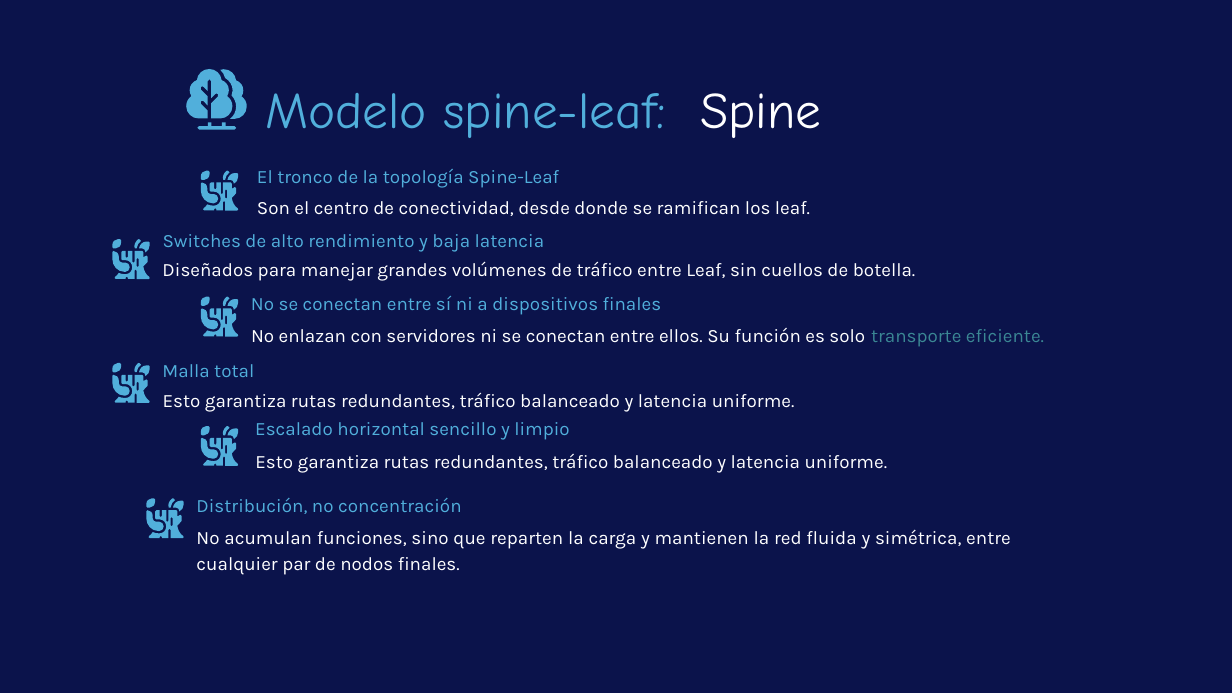
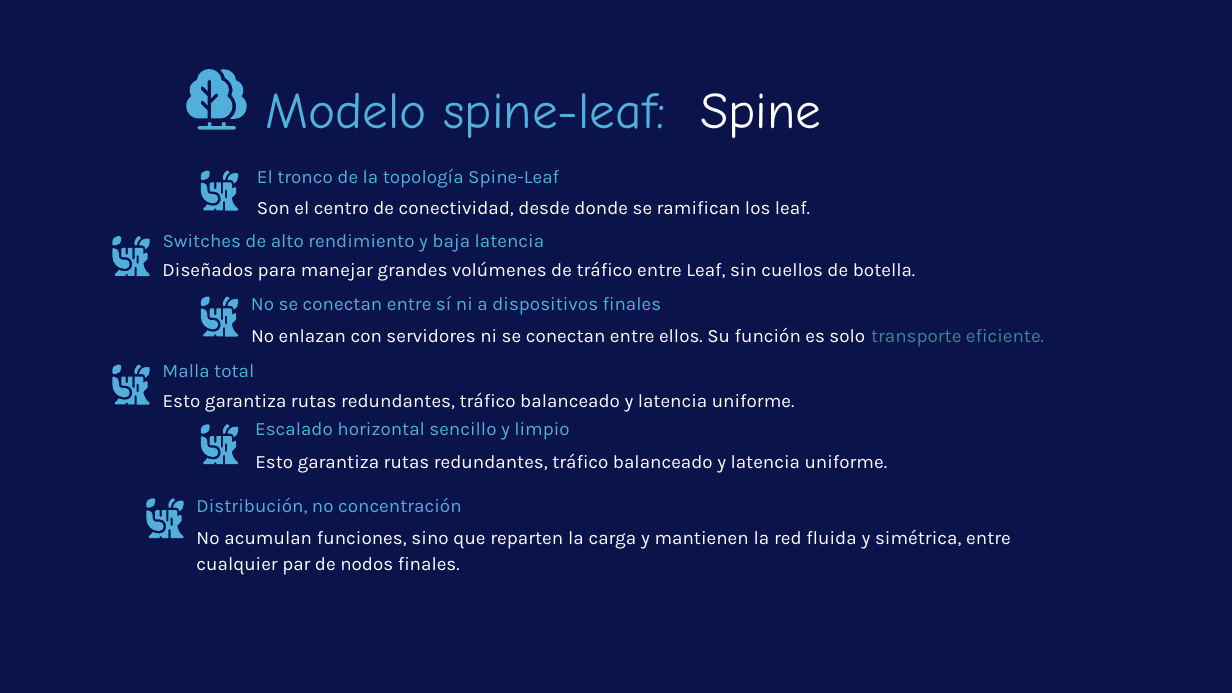
Before and after one commit to GatitosLab/final-lab, a slide deck: slide 6 of presentacion/LaolLinkConsulting_ProyectoFinalKyndryl_OlegLaura.v2.pptx. Drawn at 1232x693 pixels with LibreOffice and Linux fonts; fonts in the diff are those of the drawing; background and template pictures are left out. Boxes give left, top, right and bottom in pixels: in the first picture for what was removed or moved away, otherwise in the second. Text is boxed around its words. In the diff, an @@ line names an element or a change of style, - is before the commit and + after.

```diff
--- a/presentacion/LaolLinkConsulting_ProyectoFinalKyndryl_OlegLaura.v2.pptx
+++ b/presentacion/LaolLinkConsulting_ProyectoFinalKyndryl_OlegLaura.v2.pptx
@@ outline redrawn in 14 elements at (134,365,140,375), (139,367,150,378), (112,365,121,375), (203,436,239,464), (201,436,218,457), (134,237,140,246), (139,239,150,250), (112,237,121,246), (115,377,150,405), (112,377,129,398), (223,424,229,434), (228,426,239,437), (201,424,209,434), (112,248,129,269) @@
@@ freeform shape: place and size @@
-freeform shape at (115,251,150,280)
+freeform shape at (115,248,150,276)
```
Also in this commit, not shown: 15 other slides changed.
